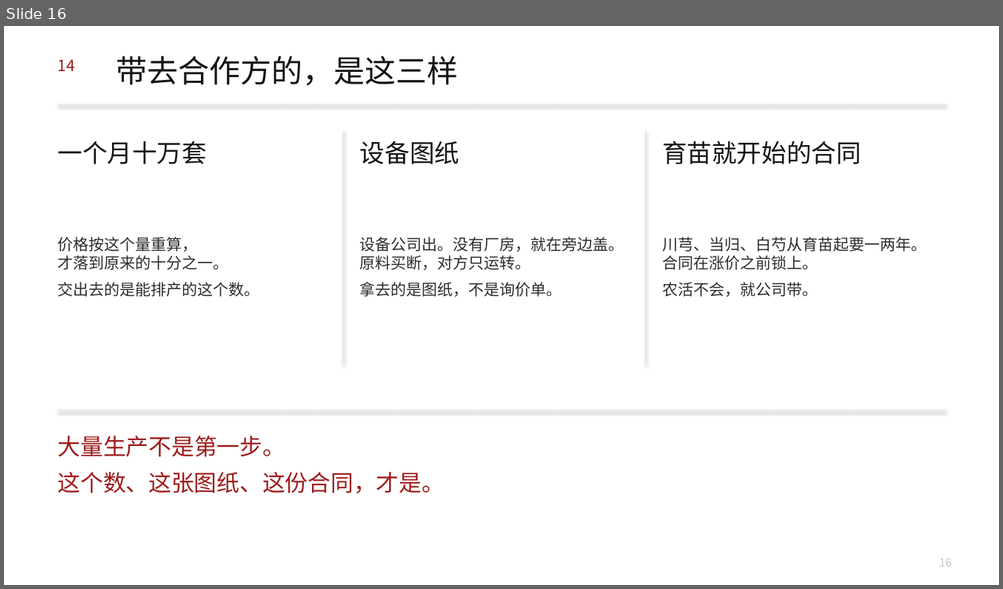
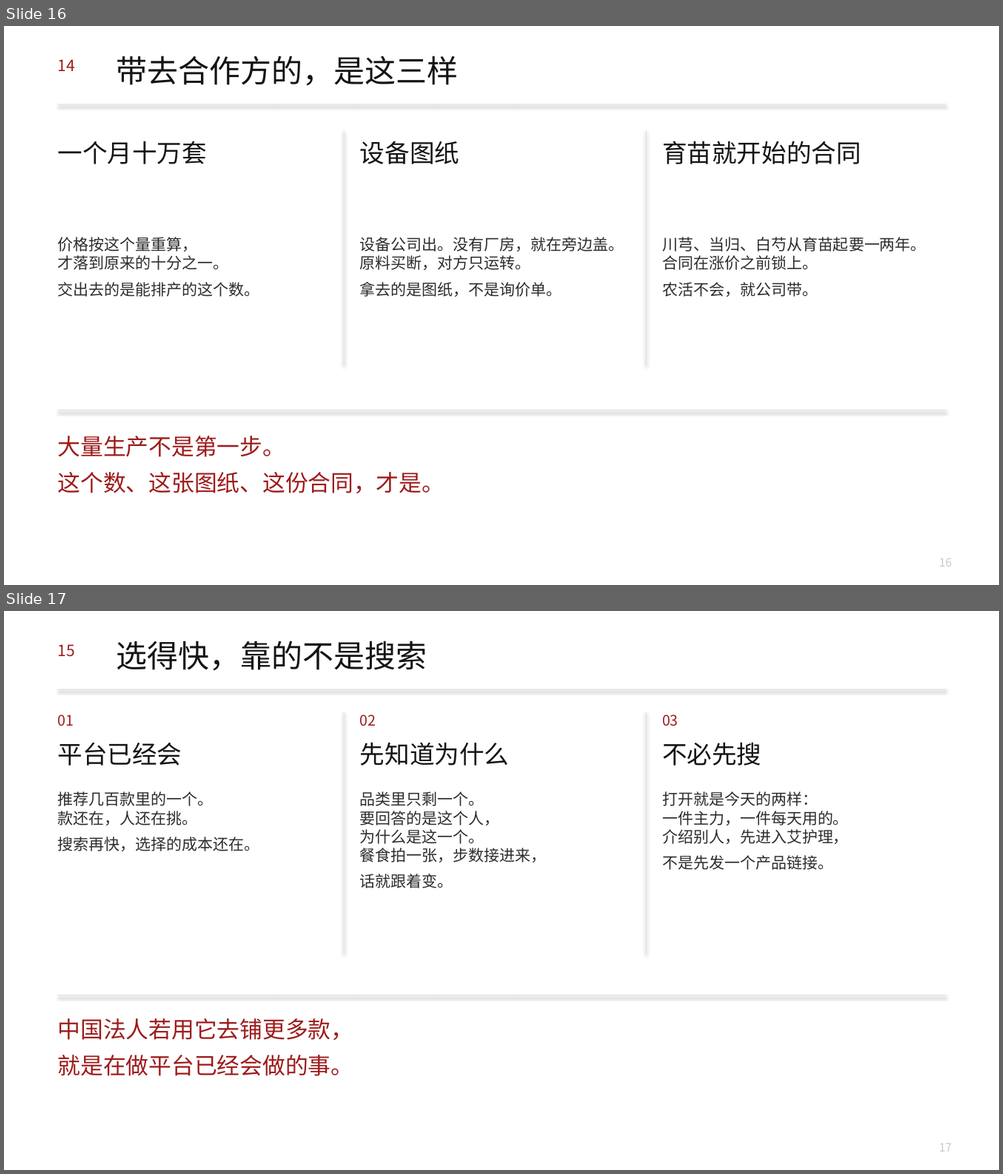
Before and after one commit to headshot9999/xiaoyi, a slide deck: 艾多美何以成为100兆韩元企业.pptx. Shown one above the other, each under a label of ours: slide 16 before the commit, slides 16 and 17 after it. The pictures are 1003x589 and 1003x1174 pixels, drawn with LibreOffice and Linux fonts; fonts in the diff are those of the drawing. Boxes give left, top, right and bottom in pixels: in the first picture for what was removed or moved away, otherwise in the second. Text is boxed around its words. In the diff, an @@ line names an element or a change of style, - is before the commit and + after.

```diff
--- a/艾多美何以成为100兆韩元企业.pptx
+++ b/艾多美何以成为100兆韩元企业.pptx
@@ slide 17 added at [4,611,999,1170], background #FFFFFF @@
@@ text added at [58,644,75,657], 15 pt, text #9E1B1B @@
+15
@@ text added at [116,641,427,671], 30 pt, text #141414 @@
+选得快，靠的不是搜索
@@ rectangle added at [58,689,945,690], fill #E2E2E2 @@
@@ text added at [58,715,74,726], 14 pt, text #9E1B1B @@
+01
@@ rectangle added at [344,712,344,954], fill #E2E2E2 @@
@@ text added at [360,715,376,726], 14 pt, text #9E1B1B @@
+02
@@ rectangle added at [646,712,646,954], fill #E2E2E2 @@
@@ text added at [662,715,678,726], 14 pt, text #9E1B1B @@
+03
@@ text added at [58,743,182,766], 24 pt, text #141414 @@
+平台已经会
@@ text added at [360,742,509,766], 24 pt, text #141414 @@
+先知道为什么
@@ text added at [662,742,761,766], 24 pt, text #141414 @@
+不必先搜
@@ text added at [58,792,260,851], 15 pt, text #2C2C2C @@
+推荐几百款里的一个。
+款还在，人还在挑。
+搜索再快，选择的成本还在。
@@ text added at [360,792,546,889], 15 pt, text #2C2C2C @@
+品类里只剩一个。
+要回答的是这个人，
+为什么是这一个。
+餐食拍一张，步数接进来，
+话就跟着变。
@@ text added at [662,792,848,870], 15 pt, text #2C2C2C @@
+打开就是今天的两样：
+一件主力，一件每天用的。
+介绍别人，先进入艾护理，
+不是先发一个产品链接。
@@ rectangle added at [58,995,945,996], fill #E2E2E2 @@
@@ text added at [58,1019,354,1076], 22 pt, text #9E1B1B @@
+中国法人若用它去铺更多款，
+就是在做平台已经会做的事。
@@ text added at [939,1144,951,1152], 11 pt, text #C8C8C8 @@
+17
```
Also in this commit, not shown: 1 slide changed, 1 other slide added, 3 other files.
